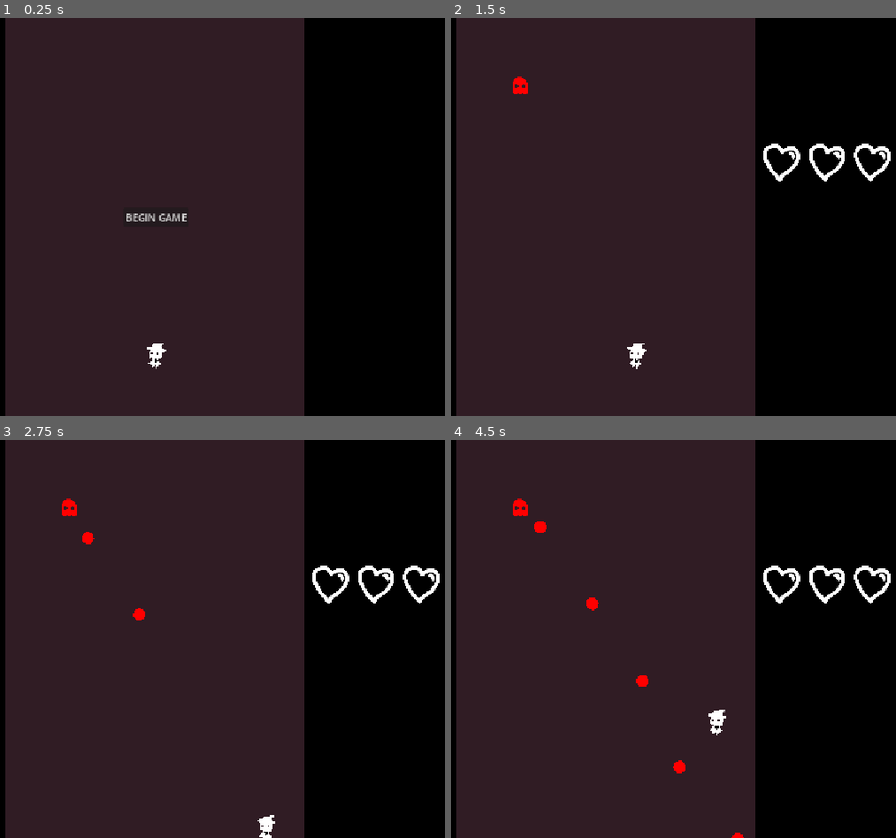
Above: before the commit, frames 1-4 (two rows, left to right).
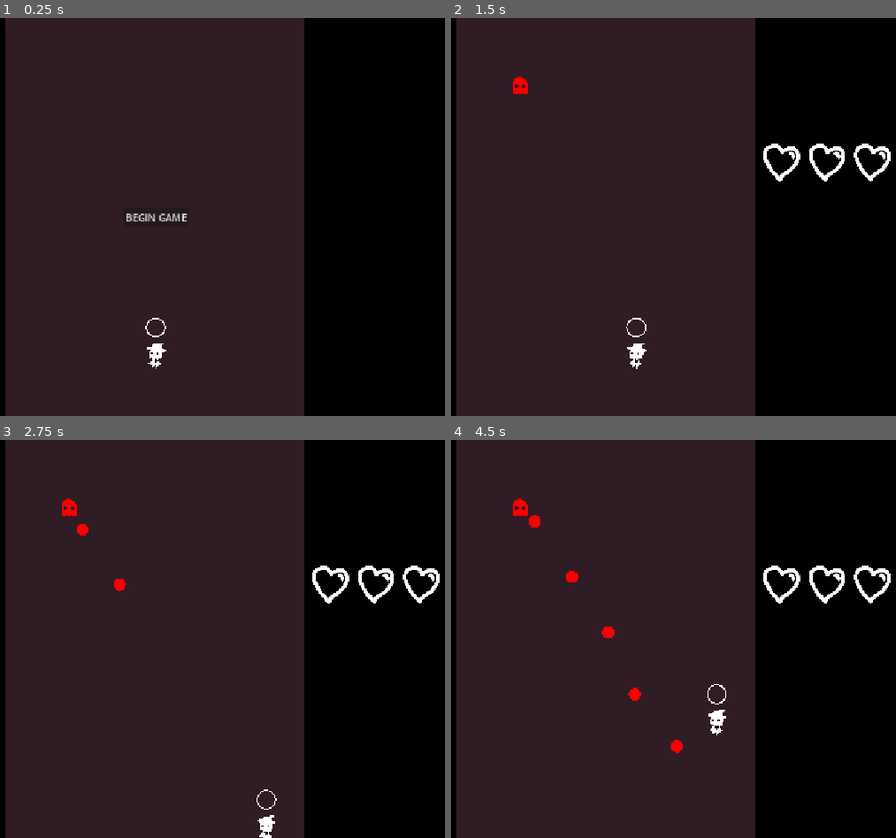
Above: after the commit, the same moments.

Repository: piksalchaos/bullet-hell
Game: Godot game, scene res://scenes/game.tscn
Same seed, same stepped clock (60 frames per second), same inputs: the game is played once before the commit and once after it.
Inputs:
- Up to frame 1 (0.25 s): no input
- Up to frame 2 (1.5 s): click "BEGIN GAME" at 0.5 s; tap Enter at 1.25 s; hold D (right) from 1.28 s (still down); hold Z (shoot) from 1.28 s (still down)
- Up to frame 3 (2.75 s): tap X (absorb, bound only after the commit) at 1.55, 2.1 s; release D (right) at 2.03 s; release Z (shoot) at 2.03 s; hold S (down) from 2.03 s (still down); tap Z (shoot) at 2.3 s
- Up to frame 4 (4.5 s): release S (down) at 2.78 s; hold D (right) 2.78-3.53 s; hold Z (shoot) 2.78-3.53 s; tap X (absorb, bound only after the commit) at 3.05 s; hold W (up) 3.53-4.28 s; tap Shift (slow) at 3.6 s; tap Z (shoot) at 3.8 s; hold Left (left) from 4.28 s (still down); hold X (absorb, bound only after the commit) from 4.28 s (still down)

The runs differ from the first frame. In frame 1, less than 0.1% of the frame differs, in the area x 32-38%, y 75-81%; in frame 2, less than 0.1%; in frame 3, 0.3%; in frame 4, 0.7%, in the area x 17-66%, y 18-100%.

Commit message:
changed bullet absorbing mechanic

Diff:
--- a/project.godot
+++ b/project.godot
@@ -69,6 +69,11 @@
 , Object(InputEventKey,"resource_local_to_scene":false,"resource_name":"","device":-1,"window_id":0,"alt_pressed":false …(182 unchanged characters)…
 ]
 }
+absorb={
+"deadzone": 0.2,
+"events": [Object(InputEventKey,"resource_local_to_scene":false,"resource_name":"","device":-1,"window_id":0,"alt_pressed":false,"shift_pressed":false,"ctrl_pressed":false,"meta_pressed":false,"pressed":false,"keycode":0,"physical_keycode":88,"key_label":0,"unicode":120,"location":0,"echo":false,"script":null)
+]
+}
 
 [layer_names]
 
--- a/scenes/bullets/ghost_bullet.gd
+++ b/scenes/bullets/ghost_bullet.gd
@@ -1,6 +1,6 @@
 extends Node2D
 
-@export var speed := 250.0
+@export var speed := 180.0
 @export var initial_color_id: GameProperties.COLOR_ID
 @onready var color_component: ColorComponent = $ColorComponent
 
--- a/scenes/entities/player/bullet_absorber.gd
+++ b/scenes/entities/player/bullet_absorber.gd
@@ -1,13 +1,8 @@
 extends Area2D
 
-const PLAYER_BULLET = preload("res://scenes/bullets/player_bullet.tscn")
-
 func _unhandled_input(event: InputEvent) -> void:
-	if event.is_action_pressed("shoot"):
-		if GameProperties.captured_color_ids.size() < 2:
-			capture_closest_bullet()
-		else:
-			shoot_bullet()
+	if event.is_action_pressed("absorb") and GameProperties.captured_color_ids.size() <= 6:
+		capture_closest_bullet()
 
 func capture_closest_bullet():
 	var closest_distance = INF
@@ -20,9 +15,5 @@
 	if closest_bullet_component:
 		closest_bullet_component.capture_color()
 
-func shoot_bullet():
-	var bullet = PLAYER_BULLET.instantiate()
-	bullet.initial_color_id = GameProperties.captured_color_ids[0]
-	bullet.position = get_parent().position
-	GameProperties.bullet_container.add_child(bullet)
-	GameProperties.captured_color_ids = []
+func _draw() -> void:
+	draw_circle(Vector2.ZERO, 15, Color.WHITE, false, 2)
--- a/scenes/entities/player/bullet_shooter.gd
+++ b/scenes/entities/player/bullet_shooter.gd
@@ -4,12 +4,14 @@
 const CIRCLE_DRAWING = preload("uid://dstuu3qr7iaia")
 
 const CIRCLE_RADIUS := 5.0
-const TWEEN_DURATION = 0.2
+const CIRCLE_DISTANCE := 35.0
+const CIRCLE_RAD_OFFSET := PI/3
+const TWEEN_DURATION := 0.2
 
 func _ready() -> void:
-	SignalBus.bullet_captured.connect(add_absorbed_bullet)
+	SignalBus.bullet_captured.connect(add_absorbed_circle)
 
-func add_absorbed_bullet(captured_position: Vector2, color_id: GameProperties.COLOR_ID) -> void:
+func add_absorbed_circle(captured_position: Vector2, color_id: GameProperties.COLOR_ID) -> void:
 	var circle = CIRCLE_DRAWING.instantiate()
 	circle.position = captured_position - get_parent().position
 	circle.modulate = GameProperties.COLORS[color_id]
@@ -17,3 +19,31 @@
 	add_child(circle)
 	var tween = get_tree().create_tween()
 	tween.tween_property(circle, "radius", CIRCLE_RADIUS, TWEEN_DURATION)
+
+func _unhandled_input(event: InputEvent) -> void:
+	if event.is_action_pressed("shoot") and GameProperties.captured_color_ids.size() > 0:
+		shoot_bullet()
+
+func shoot_bullet():
+	var bullet = PLAYER_BULLET.instantiate()
+	bullet.initial_color_id = GameProperties.captured_color_ids[0]
+	bullet.position = get_parent().position
+	GameProperties.bullet_container.add_child(bullet)
+	GameProperties.captured_color_ids.pop_back()
+	get_child(0).queue_free()
+
+func _on_child_order_changed() -> void:
+	update_circle_positions()
+
+func update_circle_positions():
+	var color_count = get_child_count()
+	var tween = get_tree().create_tween()
+	tween.set_parallel()
+	for i in color_count:
+		print(i)
+		tween.tween_property(
+			get_child(i),
+			"position",
+			Vector2.DOWN.rotated((i - (color_count-1)*0.5)*CIRCLE_RAD_OFFSET) * CIRCLE_DISTANCE,
+			TWEEN_DURATION
+		)
--- a/scenes/entities/player/player.tscn
+++ b/scenes/entities/player/player.tscn
@@ -10,7 +10,7 @@
 radius = 3.0
 
 [sub_resource type="CircleShape2D" id="CircleShape2D_1ie0h"]
-radius = 42.0
+radius = 15.0
 
 [node name="Player" type="Area2D"]
 collision_mask = 8
@@ -30,6 +30,7 @@
 shape = SubResource("CircleShape2D_u8vuu")
 
 [node name="BulletAbsorber" type="Area2D" parent="."]
+position = Vector2(0, -46)
 collision_layer = 0
 collision_mask = 8
 script = ExtResource("4_42nxq")
@@ -42,4 +43,5 @@
 
 [node name="CooldownTimer" type="Timer" parent="."]
 
+[connection signal="child_order_changed" from="BulletShooter" to="BulletShooter" method="_on_child_order_changed"]
 [connection signal="timeout" from="CooldownTimer" to="." method="_on_cooldown_timer_timeout"]
--- a/scenes/game.gd
+++ b/scenes/game.gd
@@ -10,6 +10,7 @@
 var player_health = 0
 
 func _ready() -> void:
+	GameProperties.captured_color_ids = []
 	GameProperties.bullet_container = bullet_container
 	GameProperties.enemy_container = enemy_container
 
Not shown, changed: icon.svg.import
Not shown, changed: images/ghost_placeholder.png.import
Not shown, changed: images/heart.png.import
Not shown, changed: images/player_bullet.png.import
Not shown, changed: images/player_placeholder.png.import
Not shown, changed: images/spacecat-placeholder.png.import
